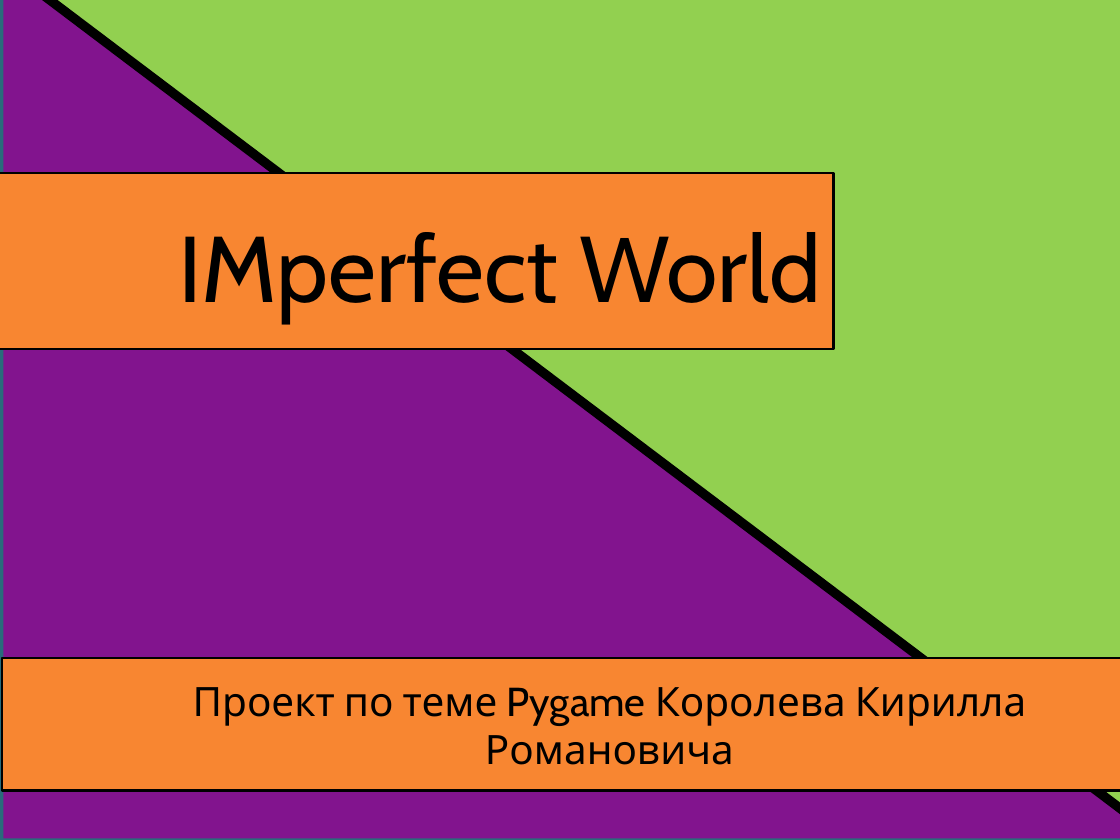
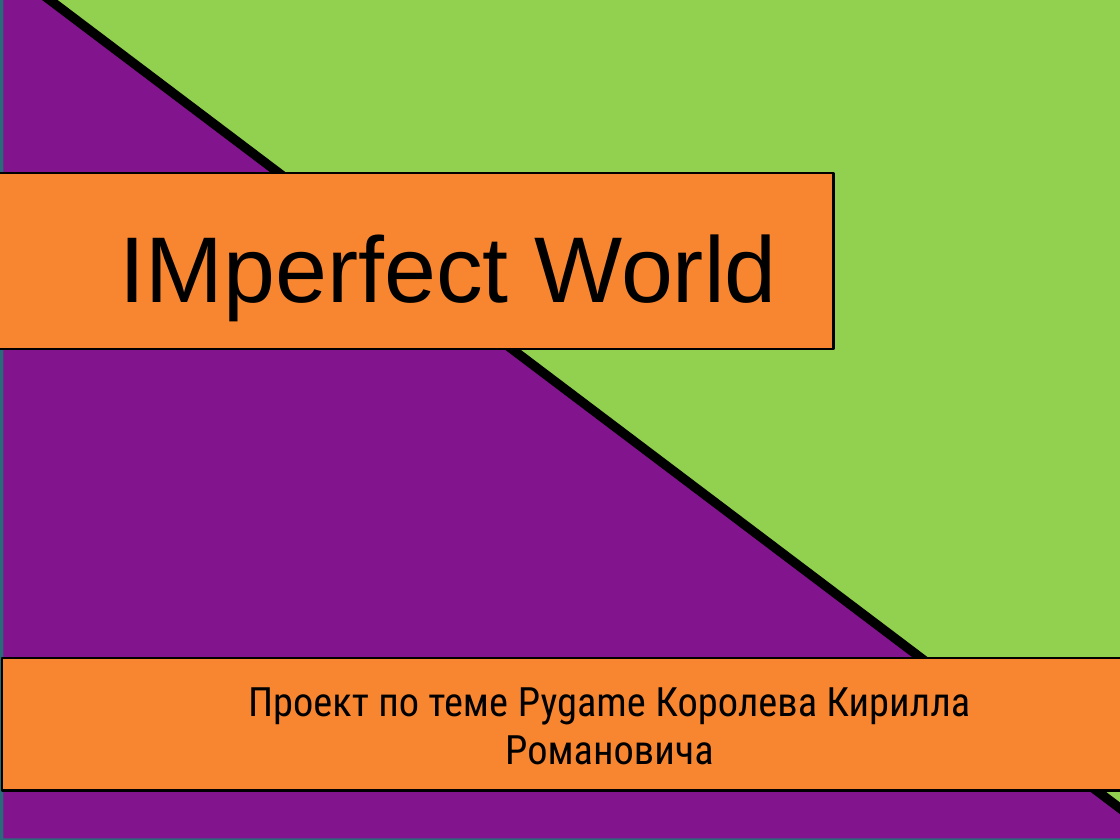
Before and after one commit to Sonhi-creator/IMperfect-World, a slide deck: slide 1 of Pygame проект/Data/IMperfect World.pptx. Drawn at 1120x840 pixels with LibreOffice and Linux fonts; fonts in the diff are those of the drawing; background and template pictures are left out. Boxes give left, top, right and bottom in pixels: in the first picture for what was removed or moved away, otherwise in the second. Text is boxed around its words. In the diff, an @@ line names an element or a change of style, - is before the commit and + after.

```diff
--- a/Pygame проект/Data/IMperfect World.pptx
+++ b/Pygame проект/Data/IMperfect World.pptx
@@ title "IMperfect World": place and size @@
-title "IMperfect World" at (179,232,821,322)
+title "IMperfect World" at (120,234,777,319)
@@ title "IMperfect World" at (120,234,777,319): font Cabin to Arial @@
@@ subtitle "Проект по теме Pygame Королева ..." at (248,687,970,765): font Cabin to Roboto Condensed @@
```
Also in this commit, not shown: 4 other slides changed, 1 other file.
